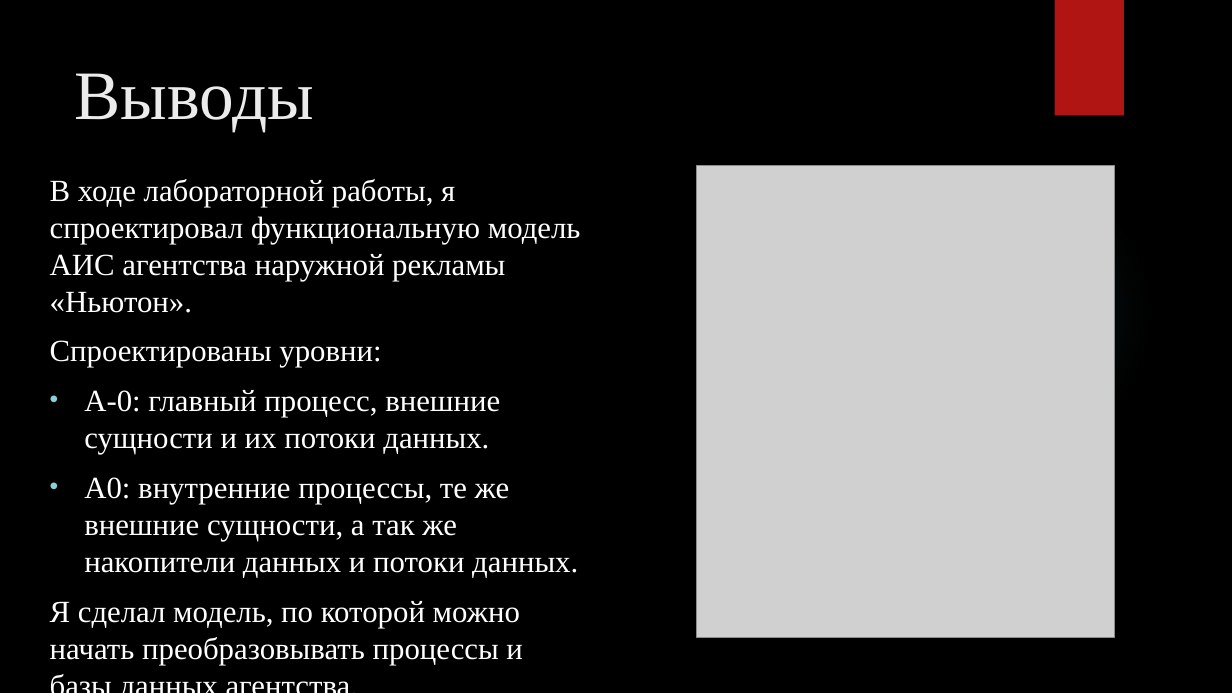
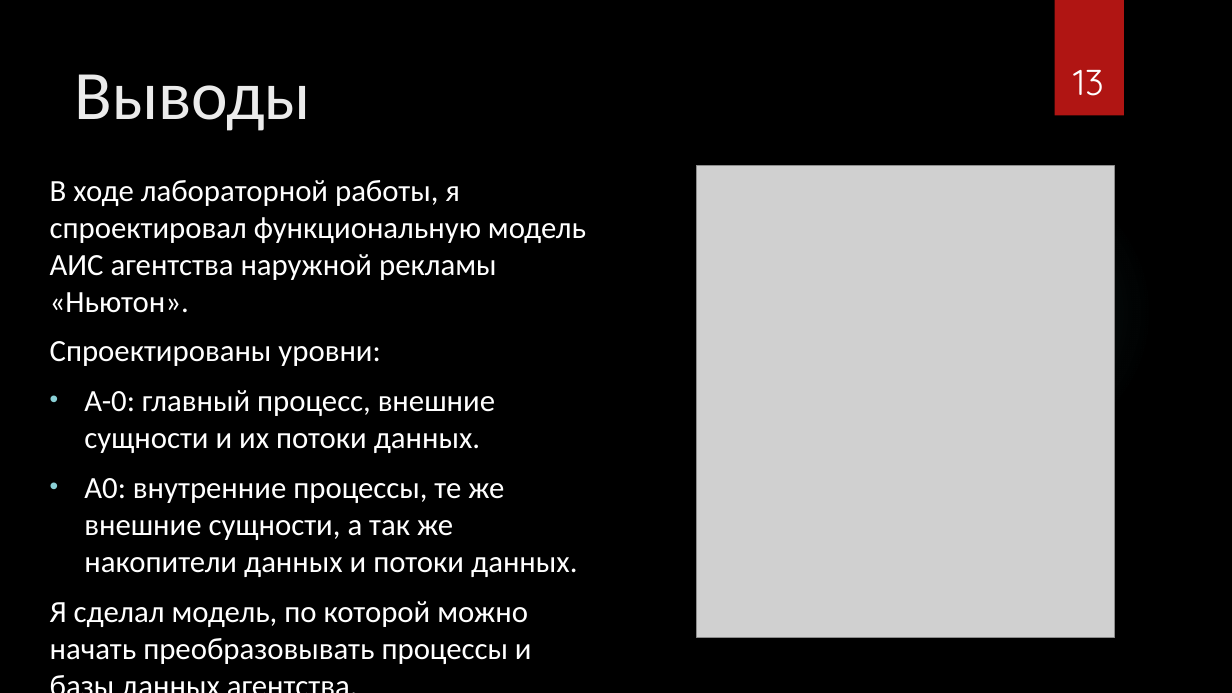
Before and after one commit to marinagovorova/DATABASES_PIn_09.03.03_2025-2026, a slide deck: slide 13 of students/K3239/Rozhnovskii_Yura/LR_1/Презентация для защиты.pptx. Drawn at 1232x693 pixels with LibreOffice and Linux fonts; fonts in the diff are those of the drawing; grey boxes stand for pictures; background and template pictures are left out. Boxes give left, top, right and bottom in pixels: in the first picture for what was removed or moved away, otherwise in the second. Text is boxed around its words. In the diff, an @@ line names an element or a change of style, - is before the commit and + after.

```diff
--- a/students/K3239/Rozhnovskii_Yura/LR_1/Презентация для защиты.pptx
+++ b/students/K3239/Rozhnovskii_Yura/LR_1/Презентация для защиты.pptx
@@ title "Выводы" at [75, 74, 311, 131]: font Times New Roman to Calibri @@
@@ page number added at [1073, 70, 1104, 96], 28 pt, text #FFFFFF @@
+13
@@ text "В ходе лабораторной работы, я ..." at [50, 180, 586, 664]: font Times New Roman to Calibri @@
```
Also in this commit, not shown: 11 other slides changed, 2 slides added, 2 slides removed.
